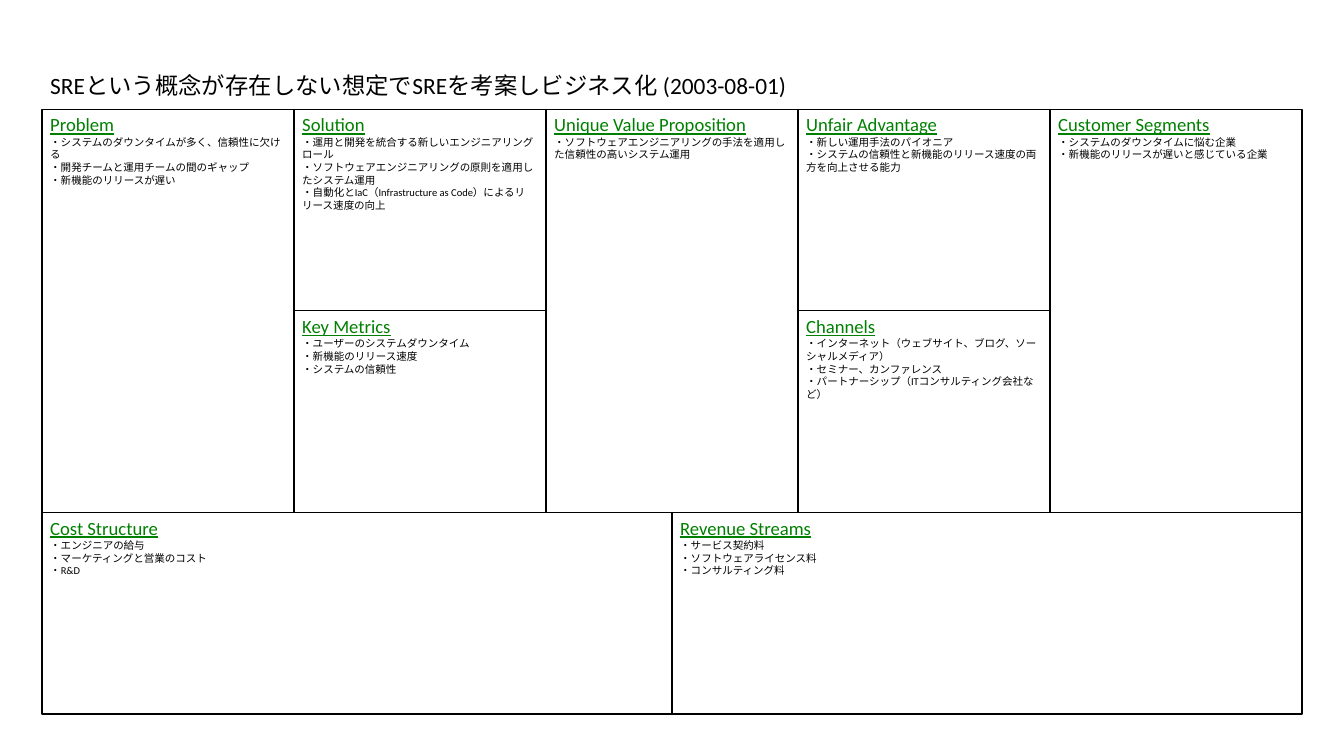
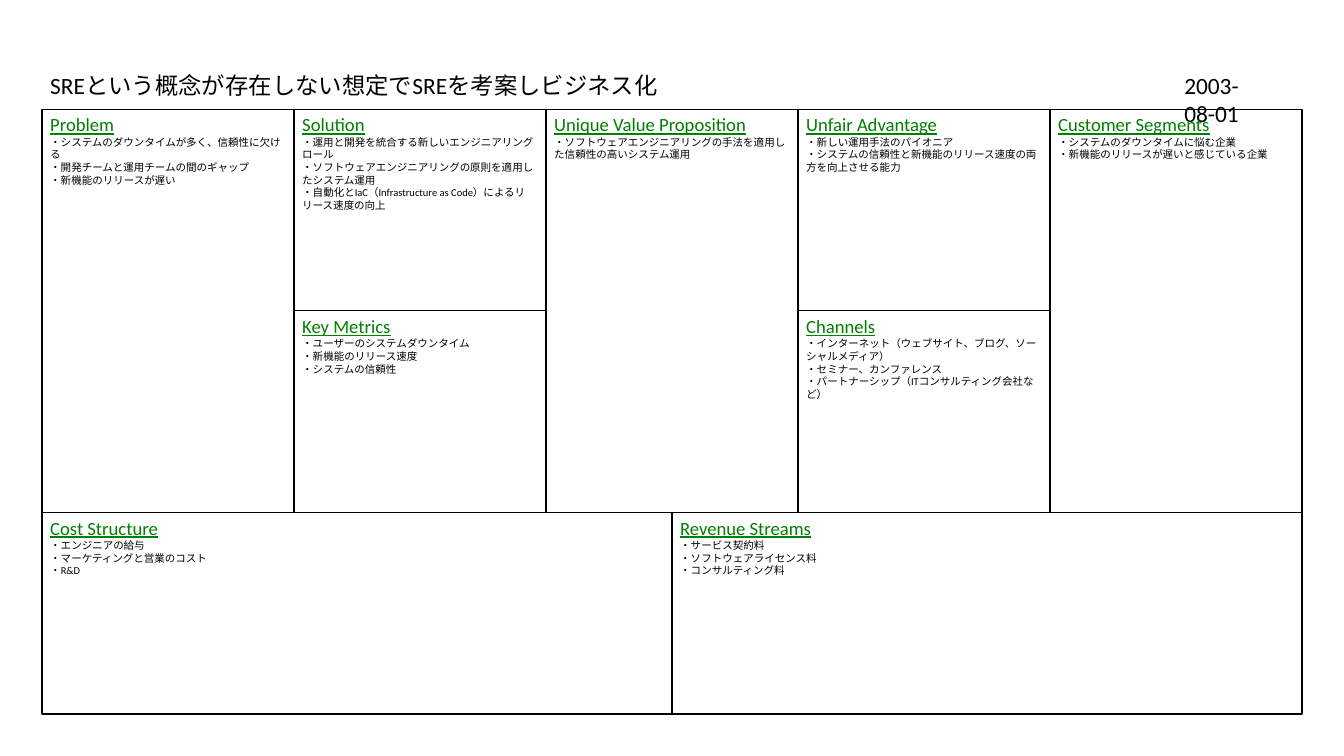
Before and after one commit to t0m0h1r0/LeanCanvas, a slide deck: slide 8 of sample.pptx. Drawn at 1344x756 pixels with LibreOffice and Linux fonts; fonts in the diff are those of the drawing. Boxes give left, top, right and bottom in pixels: in the first picture for what was removed or moved away, otherwise in the second. Text is boxed around its words. In the diff, an @@ line names an element or a change of style, - is before the commit and + after.

```diff
--- a/sample.pptx
+++ b/sample.pptx
@@ text at (1184,79,1238,128): text changed @@
-SREという概念が存在しない想定でSREを考案しビジネス化 (2003-08-01)
+2003-08-01
```
Also in this commit, not shown: 15 other slides changed, 5 other files.
